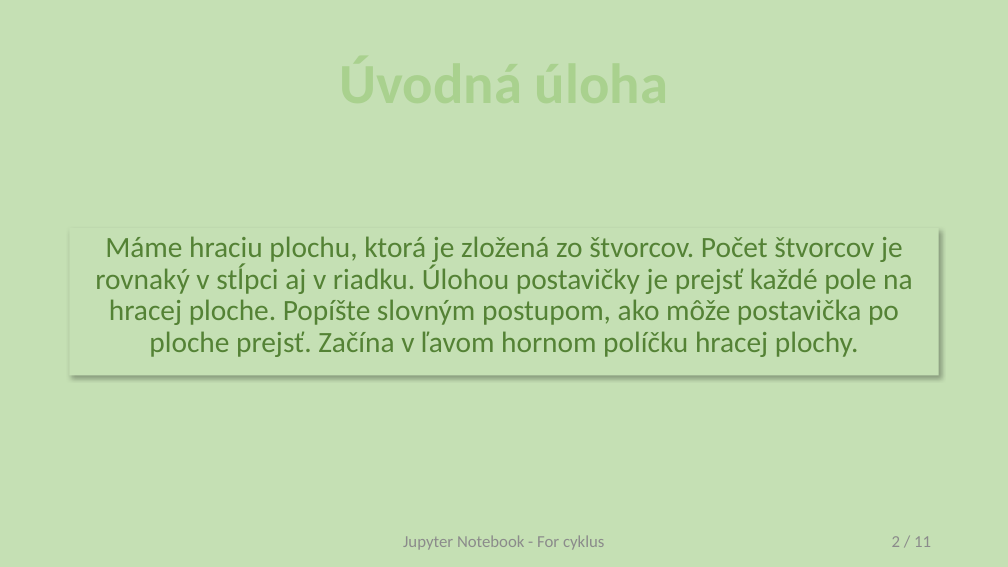
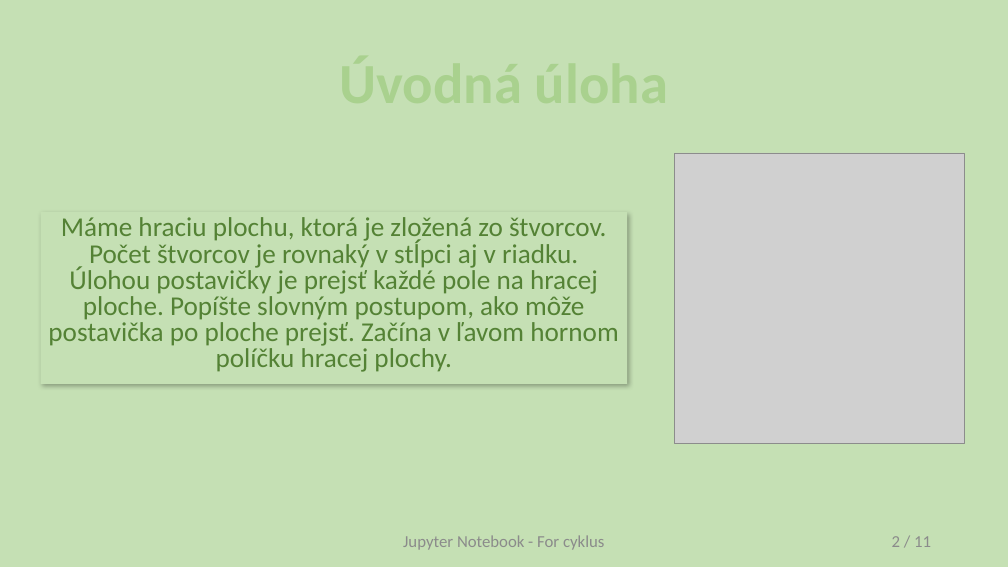
Before and after one commit to xcerni13/diplomova-praca, a slide deck: slide 2 of Prezentacie/6. For cyklus.pptx. Drawn at 1008x567 pixels with LibreOffice and Linux fonts; fonts in the diff are those of the drawing; grey boxes stand for pictures. Boxes give left, top, right and bottom in pixels: in the first picture for what was removed or moved away, otherwise in the second. Text is boxed around its words. In the diff, an @@ line names an element or a change of style, - is before the commit and + after.

```diff
--- a/Prezentacie/6. For cyklus.pptx
+++ b/Prezentacie/6. For cyklus.pptx
@@ picture added at (x1=675, y1=153, x2=965, y2=443) @@
@@ text "Máme hraciu plochu, ktorá je ..." resized from (x1=70, y1=228, x2=939, y2=376) to (x1=41, y1=212, x2=628, y2=384) @@
@@ text "Máme hraciu plochu, ktorá je ..." at (x1=41, y1=212, x2=628, y2=384): size 28 to 25.9 pt; line spacing 0.9 to 0.8 @@
```
